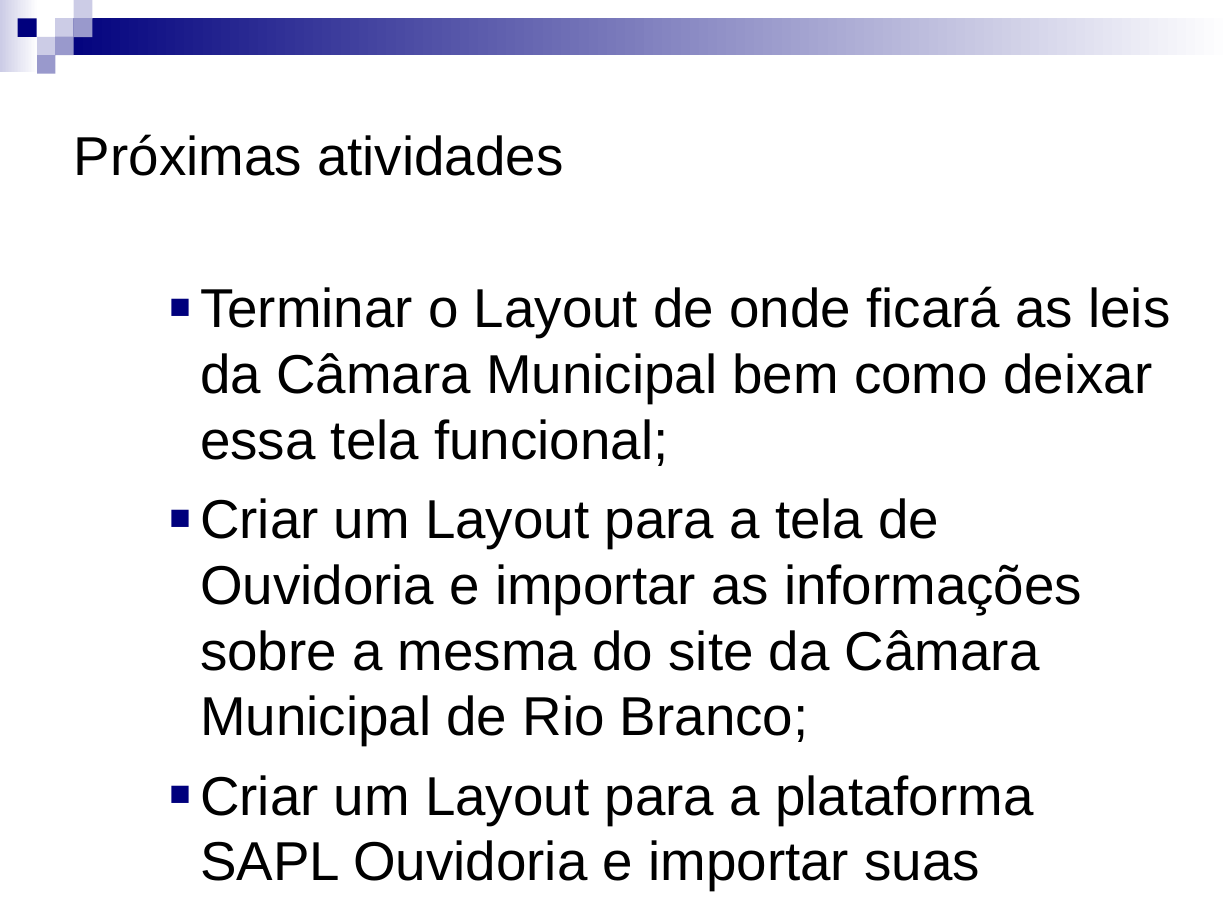
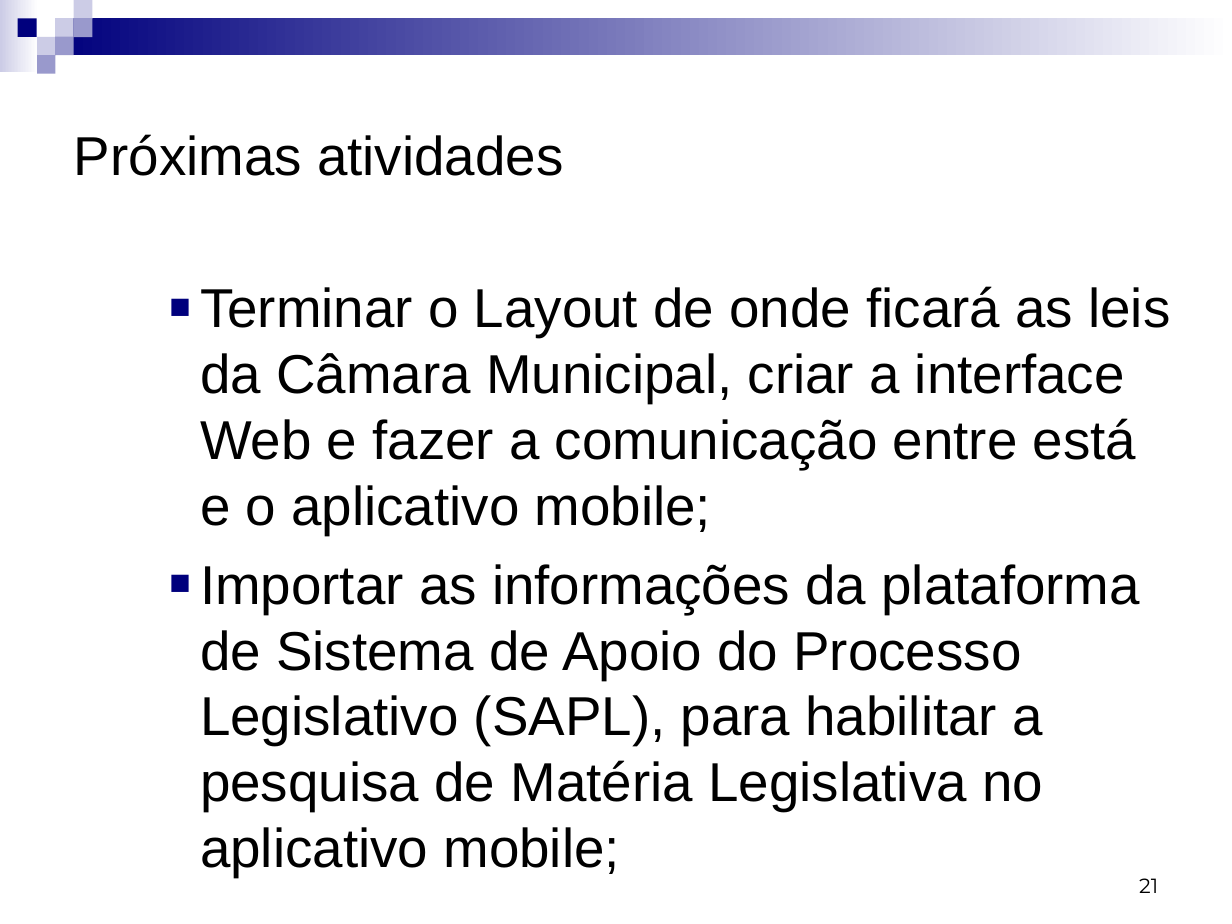
Before and after one commit to Gabrielfgrd/CamaraRB, a slide deck: slide 21 of Documentos/Documentos das aulas/Apresentação para o dia 10.ppt (slide 19 before the commit). Drawn at 1232x924 pixels with LibreOffice and Linux fonts; fonts in the diff are those of the drawing. Boxes give left, top, right and bottom in pixels: in the first picture for what was removed or moved away, otherwise in the second. Text is boxed around its words. In the diff, an @@ line names an element or a change of style, - is before the commit and + after.

Commit message:
Documentos
Documentos para conseguir fazer a part bibliografica do trabalho

```diff
--- a/Documentos/Documentos das aulas/Apresentação para o dia 10.ppt
+++ b/Documentos/Documentos das aulas/Apresentação para o dia 10.ppt
@@ text at <box>200,286,1170,877</box>: text changed @@
-    ■ Terminar o Layout de onde ficará as leis da Câmara Municipal bem como deixar essa tela funcional;
-    ■ Criar um Layout para a tela de Ouvidoria e importar as informações sobre a mesma do site da Câmara Municipal de Rio Branco;
-    ■ Criar um Layout para a plataforma SAPL Ouvidoria e importar suas
+    ■ Terminar o Layout de onde ficará as leis da Câmara Municipal, criar a interface Web e fazer a comunicação entre está e o aplicativo mobile;
+    ■ Importar as informações da plataforma de Sistema de Apoio do Processo Legislativo (SAPL), para habilitar a pesquisa de Matéria Legislativa no aplicativo mobile;
@@ page number added at <box>1139,878,1158,893</box>, 12 pt, text #000000 @@
+21
```
Also in this commit, not shown: 18 other slides changed, 3 slides added, 23 other files.
